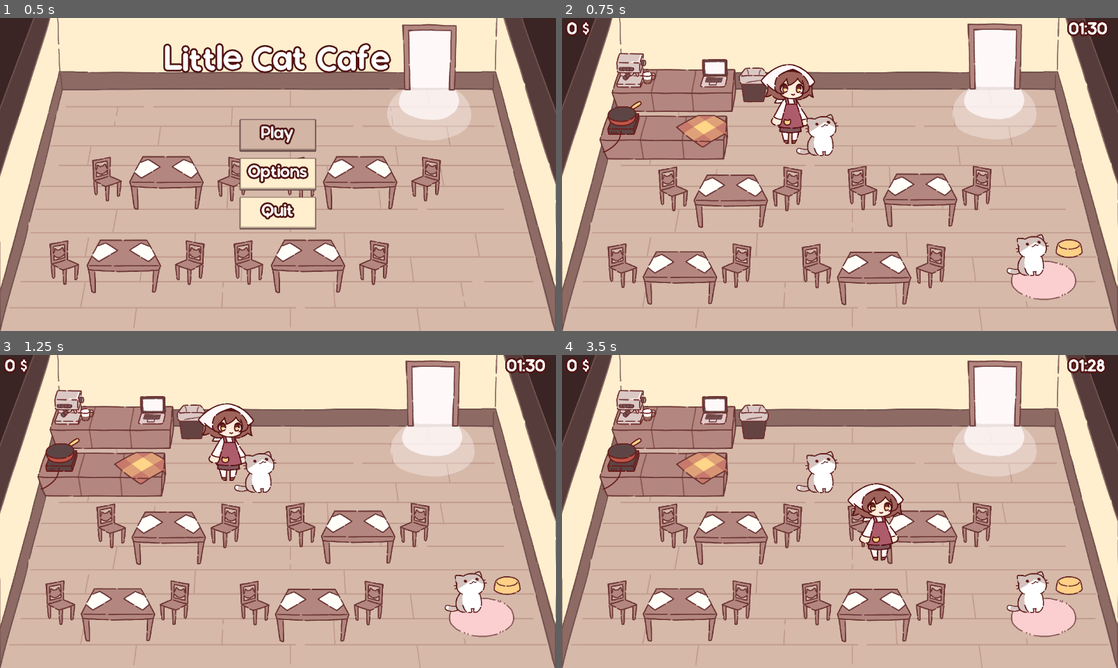
Above: before the commit, frames 1-4 (two rows, left to right).
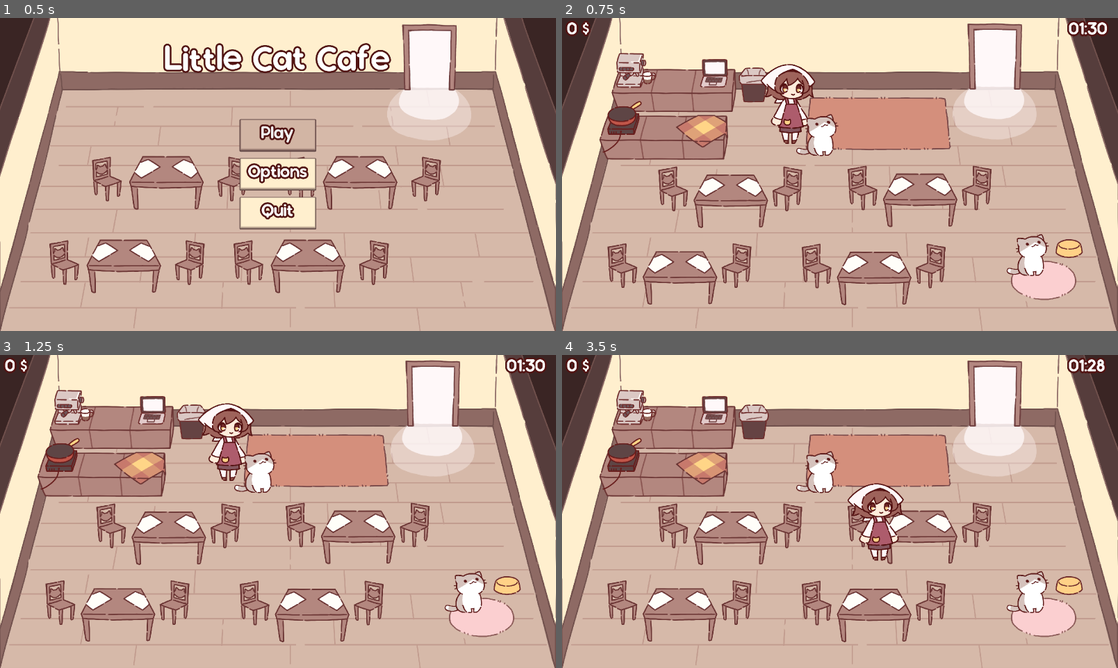
Above: after the commit, the same moments.

Repository: NuTrynity/Little-Cat-Cafe
Game: Godot game, scene res://Nodes/UI/main_menu.tscn
Two runs of this game, one before a commit and one after it. Both use one fixed random seed, a clock stepped at 60 frames per second and the inputs below.
Inputs:
- Up to frame 1 (0.5 s): no input
- Up to frame 2 (0.75 s): click "Play" at 0.5 s
- Up to frame 3 (1.25 s): no input
- Up to frame 4 (3.5 s): hold Right (move_right) 1.28-2.03 s; hold E (interact) 1.28-2.03 s; hold S (move_down) 2.03-2.78 s; tap E (interact) at 2.1 s; hold Right (move_right) from 2.78 s (still down); hold E (interact) from 2.78 s (still down)

Frame 1 is identical in both runs. In frame 2, 3.6% of the frame differs, in the area x 43-70%, y 25-43%; in frame 3, 3.6%; in frame 4, 3.6%.

Commit message:
added sprite flipping

Diff:
--- /dev/null
+++ b/Nodes/ObjectNodes/red_carpet.tscn
@@ -0,0 +1,13 @@
+[gd_scene load_steps=2 format=3 uid="uid://cukw642r356d0"]
+
+[ext_resource type="Texture2D" uid="uid://b5k4wojbjjwhw" path="res://Sprites/red_carpet.png" id="1_b2hy4"]
+
+[node name="RedCarpet" type="Node2D"]
+
+[node name="RedCarpet" type="Sprite2D" parent="."]
+position = Vector2(0, -1)
+texture = ExtResource("1_b2hy4")
+
+[node name="Polygon2D" type="Polygon2D" parent="."]
+color = Color(1, 1, 1, 0)
+polygon = PackedVector2Array(-318, 109, -297, -117, 306, -114, 334, 109)
--- a/Nodes/ObjectNodes/table.tscn
+++ b/Nodes/ObjectNodes/table.tscn
@@ -1,7 +1,8 @@
-[gd_scene load_steps=3 format=3 uid="uid://cubfrbk4ecgv4"]
+[gd_scene load_steps=4 format=3 uid="uid://cubfrbk4ecgv4"]
 
 [ext_resource type="Texture2D" uid="uid://dm62wdjtycg0h" path="res://Sprites/table.png" id="1_k817m"]
 [ext_resource type="PackedScene" uid="uid://dnd12bkaloh6i" path="res://Nodes/ObjectNodes/chair.tscn" id="3_c5wbs"]
+[ext_resource type="Script" path="res://Scripts/ObjectScripts/placement_point.gd" id="3_vyyce"]
 
 [node name="Table" type="Node2D"]
 
@@ -27,6 +28,10 @@
 [node name="SitArea" parent="chair2" index="1"]
 position = Vector2(30, 0)
 
+[node name="PlacementPoint" type="Node2D" parent="chair2/SitArea" index="1"]
+position = Vector2(-126, 16)
+script = ExtResource("3_vyyce")
+
 [node name="chair1" parent="." instance=ExtResource("3_c5wbs")]
 position = Vector2(251, 1)
 
@@ -34,5 +39,9 @@
 position = Vector2(-9, 0)
 facing_left = true
 
+[node name="PlacementPoint" type="Node2D" parent="chair1/SitArea" index="1"]
+position = Vector2(142, 17)
+script = ExtResource("3_vyyce")
+
 [editable path="chair2"]
 [editable path="chair1"]
--- a/Scripts/CharacterScripts/Cat.gd
+++ b/Scripts/CharacterScripts/Cat.gd
@@ -12,6 +12,8 @@
 @export var approach_speed : int = 110
 @export var cd_duration : float = 4.0
 @export var rating_value : int = 5
+
+@onready var cat_sprite = $CatSkin/CatSprite as Sprite2D
 
 @onready var standing_timer := Timer.new() as Timer
 @onready var pause_timer := Timer.new() as Timer
@@ -53,14 +55,11 @@
 			elif aiMvt.reached_target():
 				to_act()
 			else:
-				aiMvt.approach_target()
+				walking()
 
 		State.ACT:
 			if !aiMvt.can_target_customer():
-				aiMvt.untarget_customer()
-				to_idle_walk()
-				pause_timer.stop()
-				start_cd_timer()
+				stop_act()
 
 		State.HUNGRY:
 			pass
@@ -74,7 +73,7 @@
 		return
 	# set a random target and walk towards it
 	if (idleState == IdleState.WALK):
-		aiMvt.approach_target()
+		walking()
 		if (aiMvt.reached_target()):
 			to_idle_stand()
 
@@ -91,15 +90,26 @@
 	aiMvt.target_random_point()
 
 func to_approach():
+	standing_timer.stop()
 	state = State.APPROACH
 	aiMvt.speed = approach_speed
 
 func to_act():
 	state = State.ACT
-	var npc = aiMvt.target
+	var npc = aiMvt.target_npc
 	# pause timer
 	start_pause_timer()
 	npc.patience_timer.set_paused(true)
+	change_npc_direction(true)
+
+func change_npc_direction(reverse:bool):
+	var sit_area = aiMvt.target.get_parent()
+	if sit_area.facing_left:
+		cat_sprite.flip_h = reverse
+		aiMvt.target_npc.npc_sprite.flip_h = reverse
+	else:
+		cat_sprite.flip_h = !reverse
+		aiMvt.target_npc.npc_sprite.flip_h = !reverse
 
 func start_standing_timer():
 	standing_timer.wait_time = rng.randf_range(2.0, 10.0)
@@ -119,10 +129,23 @@
 
 func _on_pause_end():
 	# unpause, untarget
-	aiMvt.target.patience_timer.set_paused(false)
+	stop_act()
+
+func stop_act():
+	change_npc_direction(false)
+	aiMvt.target_npc.patience_timer.set_paused(false)
+	pause_timer.stop()
 	aiMvt.untarget_customer()
 	to_idle_walk()
 	start_cd_timer()
 
+
 func _on_cd_end():
 	on_cd = false
+
+func walking():
+	aiMvt.approach_target()
+	if velocity.x > 0:
+		cat_sprite.flip_h = false
+	else:
+		cat_sprite.flip_h = true
--- a/Scripts/CharacterScripts/NPC.gd
+++ b/Scripts/CharacterScripts/NPC.gd
@@ -104,9 +104,10 @@
 	patience_bar.show()
 	meal_want.show()
 	interact_area.monitoring = true
+	sit_animation()
 
 func sit_area_act():
-	sit_animation()
+	pass
 
 func sit_area_leave():
 	state = State.LEAVE
--- a/Scripts/CharacterScripts/cat_ai_movement.gd
+++ b/Scripts/CharacterScripts/cat_ai_movement.gd
@@ -8,6 +8,7 @@
 var target_point : Node2D
 
 var targeted_list = []
+var target_npc : Node2D = null
 
 func _ready():
 	speed = cat_speed
@@ -25,23 +26,24 @@
 	var customers = get_tree().get_nodes_in_group("customers")
 
 	for npc in customers:
-		var meep = npc.targeter
-		var beep = npc.patience_bar.is_visible()
 		if (npc.targeter == null) && (npc.patience_bar.is_visible() && !targeted_list.has(npc)):
 			npc.targeter = self
-			target = npc
+			var sit_area = npc.aiMvt.target
+			target_npc = npc
+			target = sit_area.get_node("PlacementPoint")
 			makepath()
 			return true
 
 	return false
 
 func can_target_customer() -> bool:
-	return target.patience_bar.is_visible()
+	return target_npc.patience_bar.is_visible()
 
 func untarget_customer():
-	targeted_list.append(target as Node2D)
-	target.targeter = null
+	targeted_list.append(target_npc as Node2D)
+	target_npc.targeter = null
 	target = null
+	target_npc = null
 
 func target_random_point():
 	target_point.global_position = choose_random_point()
--- a/scene_0.tscn
+++ b/scene_0.tscn
@@ -20,6 +20,7 @@
 [ext_resource type="PackedScene" uid="uid://cubfrbk4ecgv4" path="res://Nodes/ObjectNodes/table.tscn" id="14_l1tow"]
 [ext_resource type="PackedScene" uid="uid://i145yj5f8vf5" path="res://Nodes/ObjectNodes/cat_carpet.tscn" id="16_6nit4"]
 [ext_resource type="AudioStream" uid="uid://bh3brjbcwn4o6" path="res://Assets/Music/Gameplay.wav" id="16_urv4l"]
+[ext_resource type="PackedScene" uid="uid://cukw642r356d0" path="res://Nodes/ObjectNodes/red_carpet.tscn" id="19_y2q1h"]
 
 [sub_resource type="TileSetAtlasSource" id="TileSetAtlasSource_jwwdi"]
 texture = ExtResource("3_dell3")
@@ -120,6 +121,9 @@
 [node name="CatCarpet" parent="Background" instance=ExtResource("16_6nit4")]
 position = Vector2(2219, 1210)
 
+[node name="RedCarpet" parent="Background" instance=ExtResource("19_y2q1h")]
+position = Vector2(1448, 487)
+
 [node name="StaticBody2D" type="StaticBody2D" parent="."]
 position = Vector2(274, 664)
 collision_layer = 4
@@ -152,3 +156,7 @@
 process_mode = 3
 stream = ExtResource("16_urv4l")
 bus = &"Music"
+
+[editable path="Table1"]
+[editable path="Table1/chair2"]
+[editable path="Table1/chair1"]
Binary file added: Sprites/red_carpet.png
Not shown, added: Sprites/red_carpet.png.import
Not shown: 1 places in scene_0.tscn that only renumber resources
